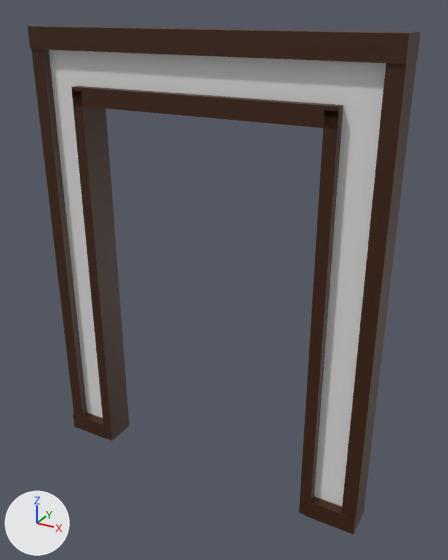
Two versions of the FBX model 3D/Batiment/MaisonRicheVillage/MaisRich_porte_int.fbx, one commit apart.
Both versions are drawn from a camera (50 mm lens) standing at (0.23, -0.381, 0.372) and looking at (-0.001, 0.039, 0.162). The lights are fixed; the arrows at lower left show +X, +Y and +Z. Where no turn or scale is listed for an object, it has been applied to the vertices.

Before the edit, the objects in view are built like this:
```python
me_mesh = bpy.data.meshes.new('Mesh')
me_mesh.from_pydata(...)  # 80 vertices, 58 faces; spans x -0.152..0.152, y -0.015..0.015, z -0.196..0.196
# faces by material slot: [10, 48]
me_mesh.materials.append(mat_mur)  # white #e5e5e5
me_mesh.materials.append(mat_bois)  # brown #3d1c00
ob_polysurface81 = bpy.data.objects.new('polySurface81', me_mesh)
ob_polysurface81.location = (-0.0165, 0.031, 0.162)
```
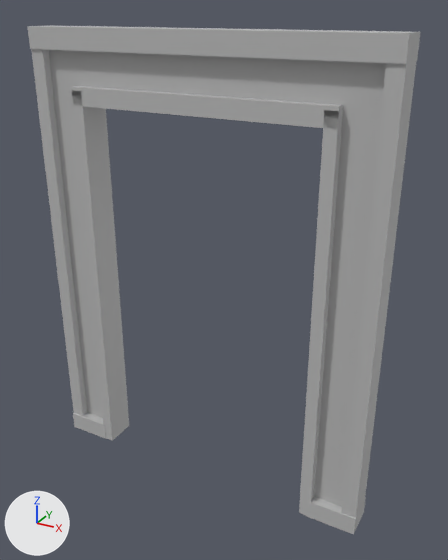
The newer file is also turned or shifted as a whole; pictures and numbers use the older file's frame.

Edits to the scene script, one JSON object a line:
```json
{"op": "add", "block": "mat_defaultpolygonshader", "code": ["mat_defaultpolygonshader = principled_material('defaultPolygonShader')", "mat_defaultpolygonshader.base_color = (0.5, 0.5, 0.5)  # grey #bcbcbc"]}
{"block": "me_mesh", "where": "me_mesh.from_pydata(...)  # 80 vertices, 58 faces; spans x -0.152..0.152, y -0.015..0.015, z -0.196..0.196"}
{"block": "me_mesh", "where": "# used by ob_polysurface81; location = (-0.0165, 0.031, 0.162)"}
{"block": "me_mesh", "change": "me_mesh part 1: all 10 faces that had it switch from mat_mur (white #e5e5e5) to mat_defaultpolygonshader (grey #bcbcbc)"}
{"block": "me_mesh", "change": "me_mesh part 2: all 48 faces that had it switch from mat_bois (brown #3d1c00) to mat_defaultpolygonshader (grey #bcbcbc)"}
```

What differs and where, as boxes [x1, y1, x2, y2] in the pictures (448 x 560 px):
```json
{"part": 1, "of": "me_mesh", "change": "recoloured", "before": [49, 50, 386, 506], "after": [49, 50, 386, 506]}
{"part": 2, "of": "me_mesh", "change": "recoloured", "before": [27, 25, 421, 535], "after": [27, 25, 421, 535], "on screen": "brown to grey"}
```
